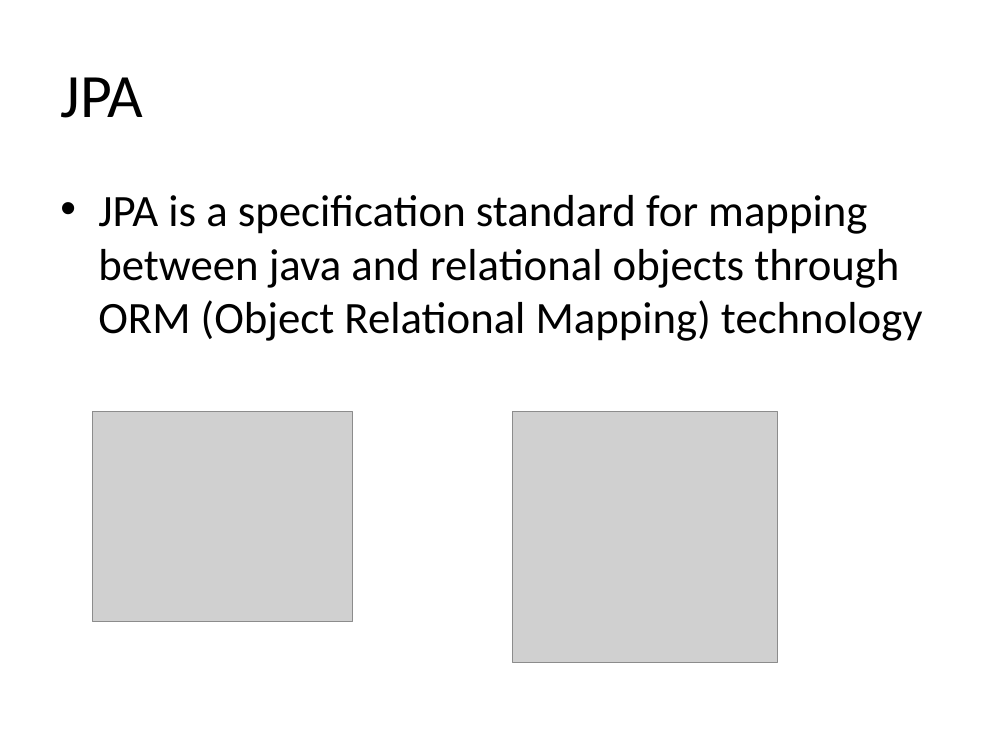
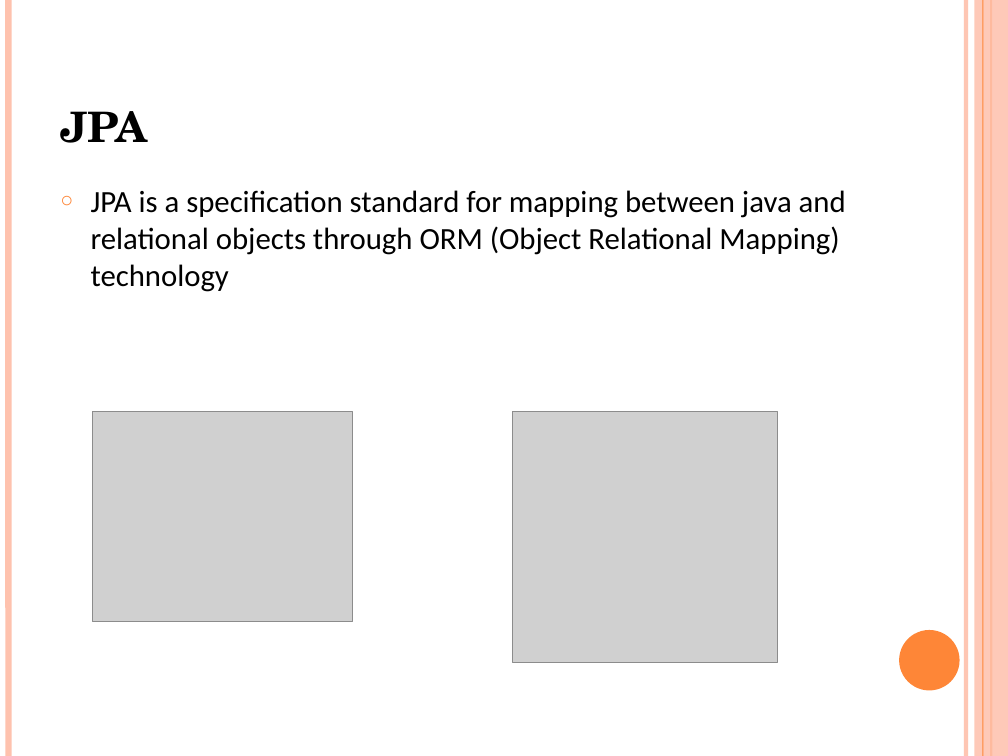
Before and after one commit to java-training-tdt/spring-document, a slide deck: slide 3 of TDT Spring core/slide/Spring JPA.pptx (slide 2 before the commit). Drawn at 1008x756 pixels with LibreOffice and Linux fonts; fonts in the diff are those of the drawing; grey boxes stand for pictures. Boxes give left, top, right and bottom in pixels: in the first picture for what was removed or moved away, otherwise in the second. Text is boxed around its words. In the diff, an @@ line names an element or a change of style, - is before the commit and + after.

```diff
--- a/TDT Spring core/slide/Spring JPA.pptx
+++ b/TDT Spring core/slide/Spring JPA.pptx
@@ line added from (8, 0) to (8, 756), #FEC3AE 4.5 pt @@
@@ line added from (966, 0) to (966, 756), #FEC3AE 3 pt @@
@@ rectangle added at bbox=[975, 0, 1008, 756], fill #FEC3AE at 87% opacity @@
@@ line added from (983, 0) to (983, 756), #FE8637 0.75 pt @@
@@ line added from (991, 0) to (991, 756), #FE8637 1.5 pt @@
@@ title "JPA" at bbox=[60, 111, 148, 143]: size 44 to 30 pt, font Calibri to TeX Gyre Schola, bold on, small capitals on; vertical alignment middle to bottom @@
@@ text "JPA is a specification standard ..." at bbox=[91, 190, 846, 292]: size 32 to 22 pt; bullet • to ○ @@
@@ ellipse added at bbox=[899, 630, 960, 690], fill #FE8637 @@
```
Also in this commit, not shown: 7 other slides changed, 1 slide added, 3 other files.
